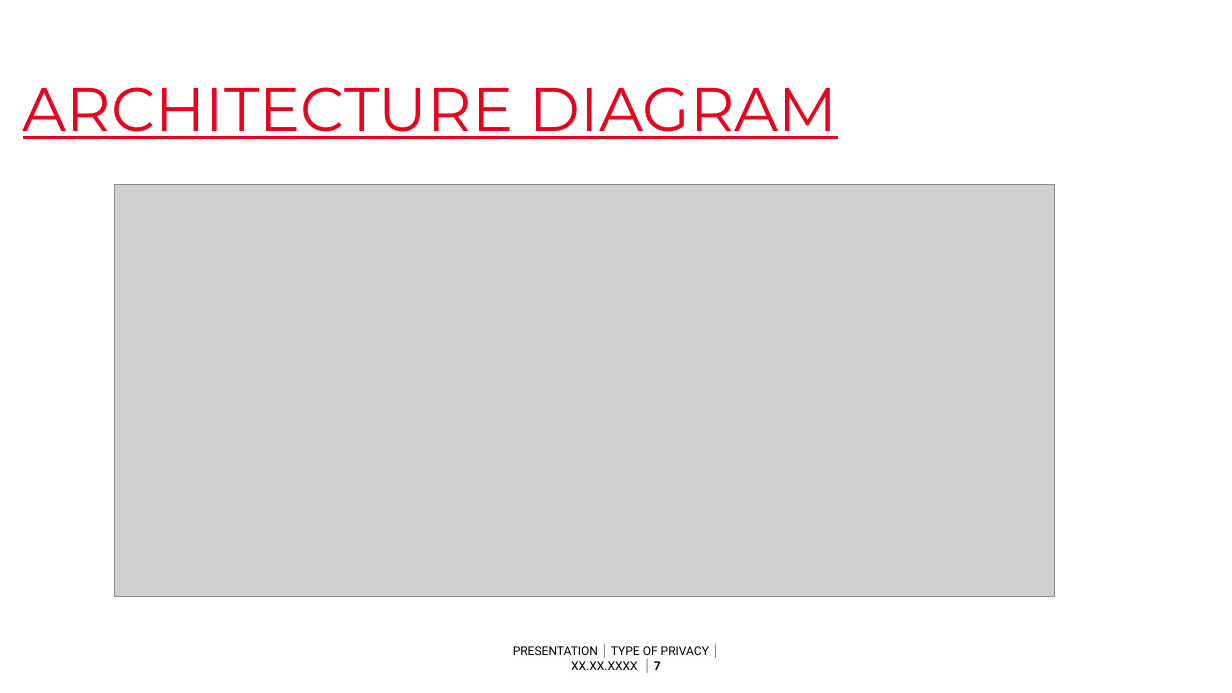
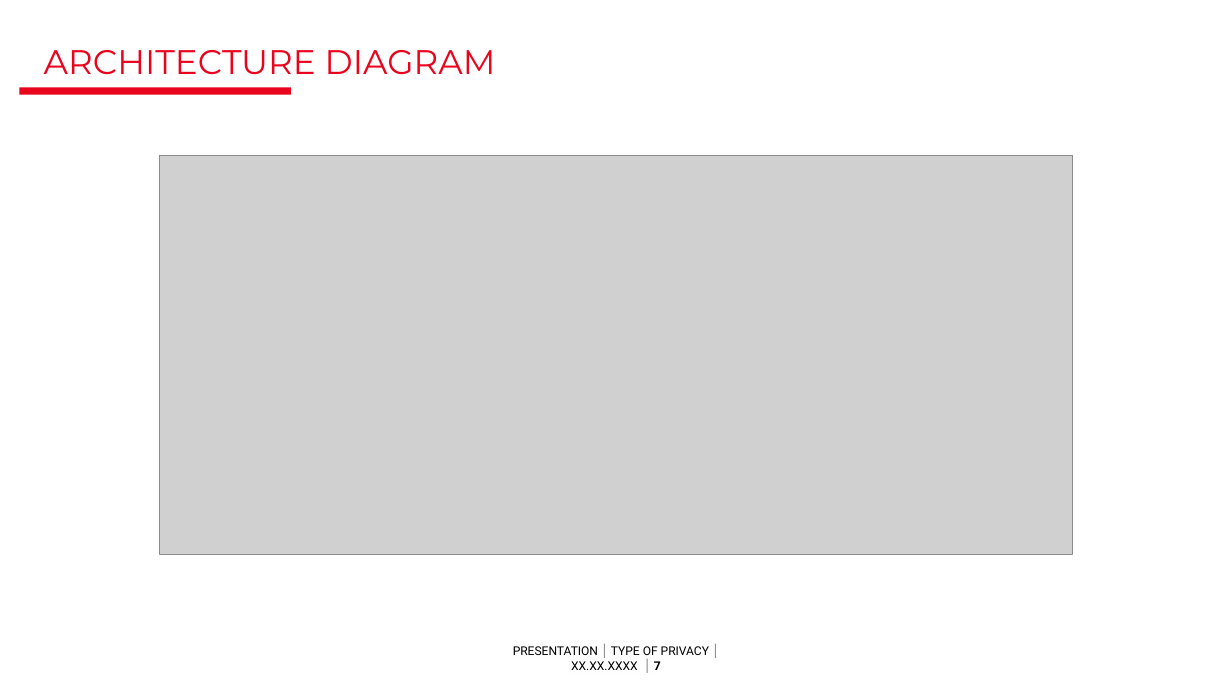
Before and after one commit to amanagrawal151/data-anonymiser, a slide deck: slide 7 of SGBOTS.pptx. Drawn at 1232x693 pixels with LibreOffice and Linux fonts; fonts in the diff are those of the drawing; grey boxes stand for pictures; background and template pictures are left out. Boxes give left, top, right and bottom in pixels: in the first picture for what was removed or moved away, otherwise in the second. Text is boxed around its words. In the diff, an @@ line names an element or a change of style, - is before the commit and + after.

```diff
--- a/SGBOTS.pptx
+++ b/SGBOTS.pptx
@@ title "ARCHITECTURE DIAGRAM" moved from (x1=23, y1=87, x2=838, y2=139) to (x1=44, y1=50, x2=496, y2=75) @@
@@ title "ARCHITECTURE DIAGRAM" at (x1=44, y1=50, x2=496, y2=75): size 48 to 26.7 pt, underline off @@
@@ rectangle added at (x1=19, y1=87, x2=291, y2=94), fill #E9041E @@
@@ picture resized from (x1=114, y1=185, x2=1055, y2=597) to (x1=160, y1=155, x2=1073, y2=555) @@
```
Also in this commit, not shown: 15 other slides changed, 2 slides added, 1 slide removed.
